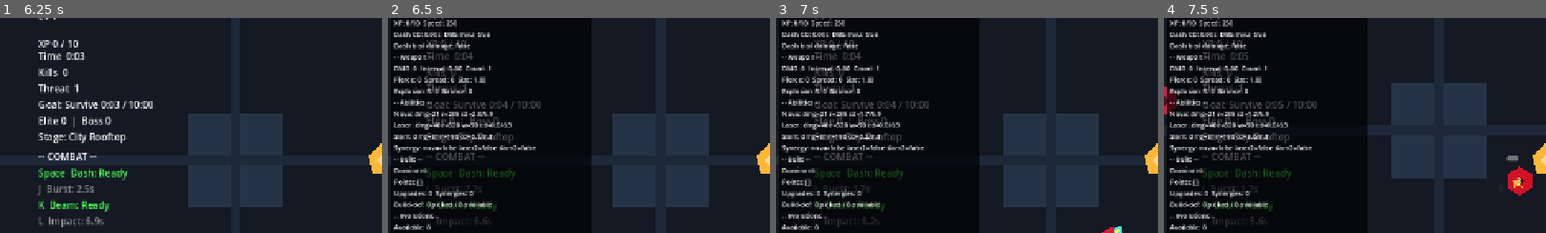
Above: before the commit, frames 1-4 (left to right).
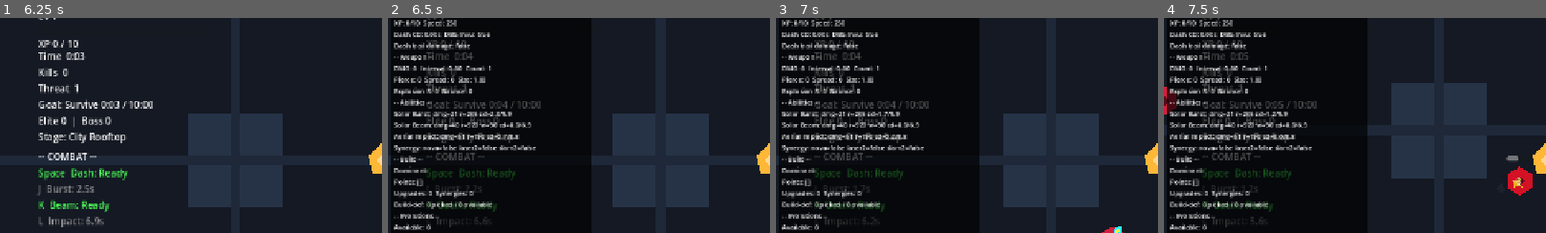
Above: after the commit, the same moments.

Repository: StanisRyz/SuperHeroes
Game: Godot game, scene res://scenes/main/Main.tscn
The game is run twice, just before and just after one commit, with the same random seed, the same clock (stepped at 60 frames per second) and the same inputs.
Inputs (mouse positions are % of the whole screen's width and height, from its top left):
- Up to frame 1 (6.25 s): click "Select Hero" at 0.5 s; click "Start Run" at 1.25 s; click "Start Run" at 2 s; tap Enter at 2.75 s; move the mouse to (72, 45) at 2.77 s; hold D (move_right) 2.78-3.5 s; hold J (ability_1) 2.78-3.5 s; click (72, 45) at 2.92 s; drag from (30, 55) to (50, 50) at 3.52 s; move the mouse to (60, 28) at 4.27 s; hold D (move_right) 4.28-5 s; hold L (ability_3) 4.28-5 s; drag from (45, 70) to (20, 35) at 5.02 s; move the mouse to (80, 65) at 5.77 s; hold Left (move_left) from 5.78 s (still down); hold J (ability_1) from 5.78 s (still down)
- Up to frame 2 (6.5 s): keep holding Left (move_left); keep holding J (ability_1); tap F10 (debug_add_xp) at 6.4 s
- Up to frame 3 (7 s): release Left (move_left) at 6.5 s; release J (ability_1) at 6.5 s; drag from (20, 35) to (42, 76) at 6.52 s
- Up to frame 4 (7.5 s): move the mouse to (55, 50) at 7.27 s; hold S (move_down) from 7.28 s (still down); hold L (ability_3) from 7.28 s (still down); click (55, 50) at 7.42 s
The pictures show only the part of the screen within x 0-50%, y 17-67%; the shares and areas given below are measured in that part.

Frame 1 is identical in both runs. In frame 2, 1.7% of the frame differs, in the area x 1-38%, y 43-57%; in frame 3, 1.7%; in frame 4, 1.7%.

Commit message:
Polish hero rework integration
Polish integration after the three hero reworks:
- Audit Solar Guardian, Night Tactician, and Fury Vanguard display names and ability labels.
- Ensure CharacterSelect, HUD, MobileControls, and DebugStatsOverlay use hero-specific ability names.
- Remove stale player-facing generic ability text where hero-specific text should be shown.
- Verify Per-Hero Training still applies only to the selected hero.
- Preserve MainMenu, CharacterSelect, StageSelect, restart, settings, help, rewards, and debug flows.
- Keep gameplay balance, persistence, rewards, stages, enemies, and arena hazards unchanged.
- Update README.md, Agents.md, and validation docs if present.

Diff:
--- a/scenes/abilities/AbilityManager.gd
+++ b/scenes/abilities/AbilityManager.gd
@@ -95,8 +95,8 @@
 		1:
 			return {
 				"id": "nova_pulse",
-				"display_name": _get_ability_display_name(1, "Nova Pulse"),
-				"short_name": _get_ability_short_name(1, "Nova"),
+				"display_name": _get_ability_display_name(1, "Ability 1"),
+				"short_name": _get_ability_short_name(1, "A1"),
 				"input_action": "ability_1",
 				"cooldown_remaining": _cooldowns[1],
 				"cooldown_total": nova_cooldown
@@ -104,8 +104,8 @@
 		2:
 			return {
 				"id": "laser_beam",
-				"display_name": _get_ability_display_name(2, "Laser Beam"),
-				"short_name": _get_ability_short_name(2, "Beam"),
+				"display_name": _get_ability_display_name(2, "Ability 2"),
+				"short_name": _get_ability_short_name(2, "A2"),
 				"input_action": "ability_2",
 				"cooldown_remaining": _cooldowns[2],
 				"cooldown_total": laser_cooldown
@@ -113,8 +113,8 @@
 		3:
 			return {
 				"id": "hero_slam",
-				"display_name": _get_ability_display_name(3, "Hero Slam"),
-				"short_name": _get_ability_short_name(3, "Slam"),
+				"display_name": _get_ability_display_name(3, "Ability 3"),
+				"short_name": _get_ability_short_name(3, "A3"),
 				"input_action": "ability_3",
 				"cooldown_remaining": _cooldowns[3],
 				"cooldown_total": slam_cooldown
@@ -124,6 +124,15 @@
 
 func get_all_ability_states() -> Dictionary:
 	return {1: get_ability_state(1), 2: get_ability_state(2), 3: get_ability_state(3)}
+
+
+func get_ability_name(slot: int, prefer_short: bool = false) -> String:
+	var state := get_ability_state(slot)
+	if state.is_empty():
+		return "Ability"
+	if prefer_short:
+		return str(state.get("short_name", state.get("display_name", "Ability")))
+	return str(state.get("display_name", state.get("short_name", "Ability")))
 
 
 func _guard_cast(slot: int) -> bool:
--- a/scenes/game/Arena.gd
+++ b/scenes/game/Arena.gd
@@ -1273,7 +1273,8 @@
 			var states: Dictionary = ability_manager.get_all_ability_states()
 			for slot: int in states.keys():
 				var s: Dictionary = states[slot]
-				print("Ability %d [%s]: cd=%.1f/%.1f" % [slot, s.get("id", "?"), s.get("cooldown_remaining", 0.0), s.get("cooldown_total", 0.0)])
+				var ability_name := str(ability_manager.get_ability_name(slot)) if ability_manager.has_method("get_ability_name") else str(s.get("display_name", s.get("id", "?")))
+				print("Ability %d [%s]: cd=%.1f/%.1f id=%s" % [slot, ability_name, s.get("cooldown_remaining", 0.0), s.get("cooldown_total", 0.0), s.get("id", "?")])
 	if upgrade_manager != null and is_instance_valid(upgrade_manager):
 		if upgrade_manager.has_method("debug_get_build_state"):
 			var build: Dictionary = upgrade_manager.debug_get_build_state()
--- a/scenes/ui/CharacterSelect.gd
+++ b/scenes/ui/CharacterSelect.gd
@@ -228,9 +228,9 @@
 	var ability_names: Dictionary = hero.get("ability_names", {})
 	if not ability_names.is_empty():
 		lines.append("Abilities: %s / %s / %s" % [
-			_get_ability_display_name(ability_names, 1, "Nova Pulse"),
-			_get_ability_display_name(ability_names, 2, "Laser Beam"),
-			_get_ability_display_name(ability_names, 3, "Hero Slam"),
+			_get_ability_display_name(ability_names, 1, "Ability 1"),
+			_get_ability_display_name(ability_names, 2, "Ability 2"),
+			_get_ability_display_name(ability_names, 3, "Ability 3"),
 		])
 	if int(stats.get("attack_damage_bonus", 0)) != 0:
 		lines.append("Attack damage: +%d" % int(stats.get("attack_damage_bonus", 0)))
@@ -241,11 +241,11 @@
 	if stats.has("ability_cooldown_multiplier"):
 		lines.append("Ability cooldowns: x%.2f" % float(stats["ability_cooldown_multiplier"]))
 	if int(stats.get("nova_damage_bonus", 0)) != 0:
-		lines.append("%s damage: +%d" % [_get_ability_display_name(ability_names, 1, "Nova"), int(stats.get("nova_damage_bonus", 0))])
+		lines.append("%s damage: +%d" % [_get_ability_display_name(ability_names, 1, "Ability 1"), int(stats.get("nova_damage_bonus", 0))])
 	if int(stats.get("laser_damage_bonus", 0)) != 0:
-		lines.append("%s damage: +%d" % [_get_ability_display_name(ability_names, 2, "Laser"), int(stats.get("laser_damage_bonus", 0))])
+		lines.append("%s damage: +%d" % [_get_ability_display_name(ability_names, 2, "Ability 2"), int(stats.get("laser_damage_bonus", 0))])
 	if int(stats.get("slam_damage_bonus", 0)) != 0:
-		lines.append("%s damage: +%d" % [_get_ability_display_name(ability_names, 3, "Slam"), int(stats.get("slam_damage_bonus", 0))])
+		lines.append("%s damage: +%d" % [_get_ability_display_name(ability_names, 3, "Ability 3"), int(stats.get("slam_damage_bonus", 0))])
 	_stats_label.text = "\n".join(lines)
 
 	var selected_locked := _is_hero_locked(hero)
--- a/scenes/ui/ControlsHelpContent.gd
+++ b/scenes/ui/ControlsHelpContent.gd
@@ -15,9 +15,9 @@
 		{
 			"title": "Active Abilities",
 			"lines": [
-				"J - Nova Pulse",
-				"K - Laser Beam",
-				"L - Hero Slam",
+				"J - ability slot 1",
+				"K - ability slot 2",
+				"L - ability slot 3",
 				"Mobile buttons cast the same ability slots"
 			]
 		},
--- a/scenes/ui/DebugStatsOverlay.gd
+++ b/scenes/ui/DebugStatsOverlay.gd
@@ -170,14 +170,21 @@
 		var nova_cd_remaining: float = 0.0
 		var laser_cd_remaining: float = 0.0
 		var slam_cd_remaining: float = 0.0
+		var slot_1_name: String = "Ability 1"
+		var slot_2_name: String = "Ability 2"
+		var slot_3_name: String = "Ability 3"
 		if _ability_manager.has_method("get_ability_state"):
 			nova_cd_remaining = float(_ability_manager.get_ability_state(1).get("cooldown_remaining", 0.0))
 			laser_cd_remaining = float(_ability_manager.get_ability_state(2).get("cooldown_remaining", 0.0))
 			slam_cd_remaining = float(_ability_manager.get_ability_state(3).get("cooldown_remaining", 0.0))
-
-		lines.append("Nova: dmg=%d r=%.0f cd=%.1f/%.1f" % [nova_dmg, nova_r, nova_cd_remaining, nova_cd])
-		lines.append("Laser: dmg=%d r=%.0f w=%.0f cd=%.1f/%.1f" % [laser_dmg, laser_r, laser_w, laser_cd_remaining, laser_cd])
-		lines.append("Slam: dmg=%d r=%.0f cd=%.1f/%.1f" % [slam_dmg, slam_r, slam_cd_remaining, slam_cd])
+		if _ability_manager.has_method("get_ability_name"):
+			slot_1_name = str(_ability_manager.get_ability_name(1))
+			slot_2_name = str(_ability_manager.get_ability_name(2))
+			slot_3_name = str(_ability_manager.get_ability_name(3))
+
+		lines.append("%s: dmg=%d r=%.0f cd=%.1f/%.1f" % [slot_1_name, nova_dmg, nova_r, nova_cd_remaining, nova_cd])
+		lines.append("%s: dmg=%d r=%.0f w=%.0f cd=%.1f/%.1f" % [slot_2_name, laser_dmg, laser_r, laser_w, laser_cd_remaining, laser_cd])
+		lines.append("%s: dmg=%d r=%.0f cd=%.1f/%.1f" % [slot_3_name, slam_dmg, slam_r, slam_cd_remaining, slam_cd])
 		lines.append("Synergy: nova=%s laser2=%s slam2=%s" % [nova_aftershock, laser_double, slam_second])
 	else:
 		lines.append("-- Abilities: null --")
--- a/scenes/ui/GameHUD.gd
+++ b/scenes/ui/GameHUD.gd
@@ -8,9 +8,9 @@
 var _target_run_time: float = 600.0
 var _evolution_manager: Node = null
 var _ability_names: Dictionary = {
-	1: "Nova",
-	2: "Laser",
-	3: "Slam",
+	1: "A1",
+	2: "A2",
+	3: "A3",
 }
 
 @onready var health_bar: ProgressBar = get_node_or_null("Root/HealthPanel/PlayerHealthBar")
@@ -147,7 +147,10 @@
 		var states: Dictionary = ability_manager.get_all_ability_states()
 		for slot: int in states.keys():
 			var state: Dictionary = states[slot]
-			_ability_names[slot] = str(state.get("short_name", state.get("display_name", _ability_names.get(slot, "Ability"))))
+			if ability_manager.has_method("get_ability_name"):
+				_ability_names[slot] = ability_manager.get_ability_name(slot, true)
+			else:
+				_ability_names[slot] = str(state.get("short_name", state.get("display_name", _ability_names.get(slot, "Ability"))))
 			_update_ability_cooldown(slot, float(state.get("cooldown_remaining", 0.0)), float(state.get("cooldown_total", 0.0)))
 
 
@@ -159,17 +162,17 @@
 		1:
 			if ability_cooldown_label == null:
 				return
-			ability_cooldown_label.text = "J  %s: %s" % [_get_ability_name(1, "Nova"), cd_text]
+			ability_cooldown_label.text = "J  %s: %s" % [_get_ability_name(1, "A1"), cd_text]
 			ability_cooldown_label.modulate = color
 		2:
 			if laser_cooldown_label == null:
 				return
-			laser_cooldown_label.text = "K  %s: %s" % [_get_ability_name(2, "Laser"), cd_text]
+			laser_cooldown_label.text = "K  %s: %s" % [_get_ability_name(2, "A2"), cd_text]
 			laser_cooldown_label.modulate = color
 		3:
 			if slam_cooldown_label == null:
 				return
-			slam_cooldown_label.text = "L  %s: %s" % [_get_ability_name(3, "Slam"), cd_text]
+			slam_cooldown_label.text = "L  %s: %s" % [_get_ability_name(3, "A3"), cd_text]
 			slam_cooldown_label.modulate = color
 
 
--- a/scenes/ui/GameHUD.tscn
+++ b/scenes/ui/GameHUD.tscn
@@ -107,15 +107,15 @@
 
 [node name="AbilityCooldownLabel" type="Label" parent="Root/AbilityPanel"]
 layout_mode = 2
-text = "J  Nova: Ready"
+text = "J  A1: Ready"
 
 [node name="LaserCooldownLabel" type="Label" parent="Root/AbilityPanel"]
 layout_mode = 2
-text = "K  Laser: Ready"
+text = "K  A2: Ready"
 
 [node name="SlamCooldownLabel" type="Label" parent="Root/AbilityPanel"]
 layout_mode = 2
-text = "L  Slam: Ready"
+text = "L  A3: Ready"
 
 [node name="BuffPanel" type="VBoxContainer" parent="Root"]
 layout_mode = 0
--- a/scenes/ui/MobileControls.gd
+++ b/scenes/ui/MobileControls.gd
@@ -16,9 +16,9 @@
 var _settings_manager: Node
 var _input_blocker: Callable
 var _ability_button_labels: Dictionary = {
-	1: "Nova",
-	2: "Beam",
-	3: "Slam",
+	1: "A1",
+	2: "A2",
+	3: "A3",
 }
 
 @onready var joystick_touch_area: Control = get_node_or_null("Root/JoystickArea")
@@ -302,4 +302,7 @@
 	var states: Dictionary = ability_manager.get_all_ability_states()
 	for slot in states:
 		var state: Dictionary = states[slot]
-		_ability_button_labels[int(slot)] = str(state.get("short_name", state.get("display_name", _ability_button_labels.get(int(slot), "Ability"))))
+		if ability_manager.has_method("get_ability_name"):
+			_ability_button_labels[int(slot)] = ability_manager.get_ability_name(int(slot), true)
+		else:
+			_ability_button_labels[int(slot)] = str(state.get("short_name", state.get("display_name", _ability_button_labels.get(int(slot), "Ability"))))
--- a/scenes/upgrades/UpgradeManager.gd
+++ b/scenes/upgrades/UpgradeManager.gd
@@ -854,6 +854,7 @@
 	else:
 		var effect_text := _format_effect_value(definition.get("effect_value", 0.0))
 		description = str(definition.get("description_template", "Upgrade by %s.")) % effect_text
+	description = _apply_ability_display_names_to_text(description)
 	description = "%s Level %d / %d." % [description, next_level, max_level]
 
 	return {
@@ -868,6 +869,16 @@
 		"is_synergy": is_synergy,
 		"is_build_defining": bool(definition.get("is_build_defining", false))
 	}
+
+
+func _apply_ability_display_names_to_text(text: String) -> String:
+	if ability_manager == null or not ability_manager.has_method("get_ability_name"):
+		return text
+	var result := text
+	result = result.replace("Nova Pulse", str(ability_manager.get_ability_name(1)))
+	result = result.replace("Laser Beam", str(ability_manager.get_ability_name(2)))
+	result = result.replace("Hero Slam", str(ability_manager.get_ability_name(3)))
+	return result
 
 
 func _pick_weighted_definition(candidates: Array[Dictionary]) -> Dictionary:
Not shown, changed: Agents.md
Not shown, changed: README.md
Not shown, changed: docs/validation/gameplay_validation.md
